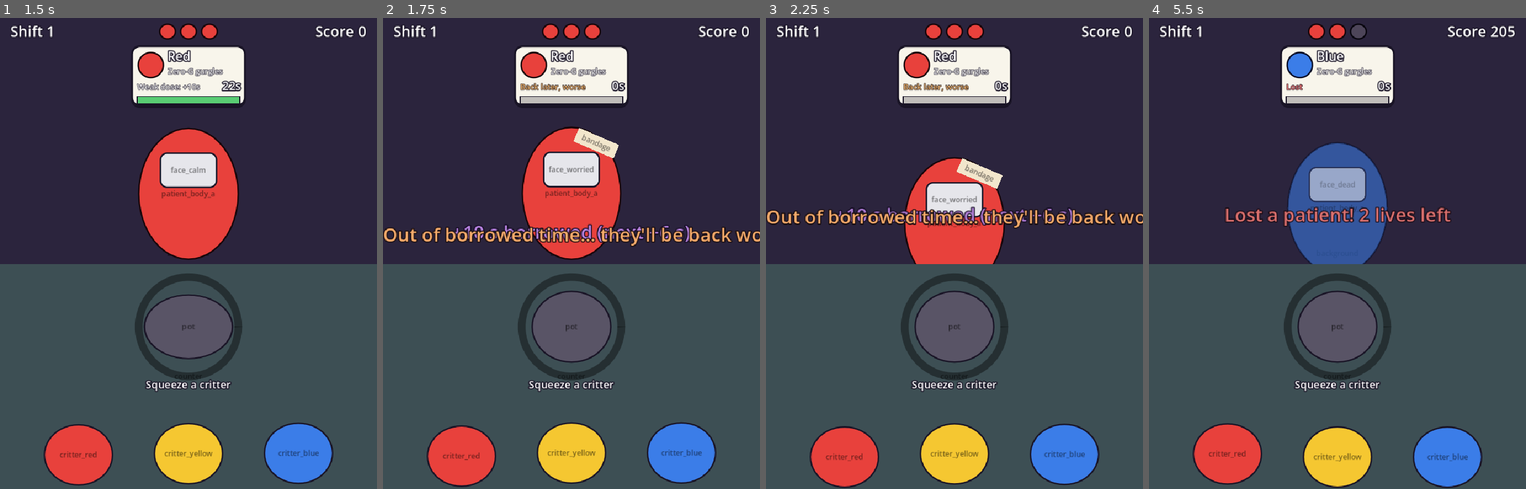
Above: before the commit, frames 1-4 (left to right).
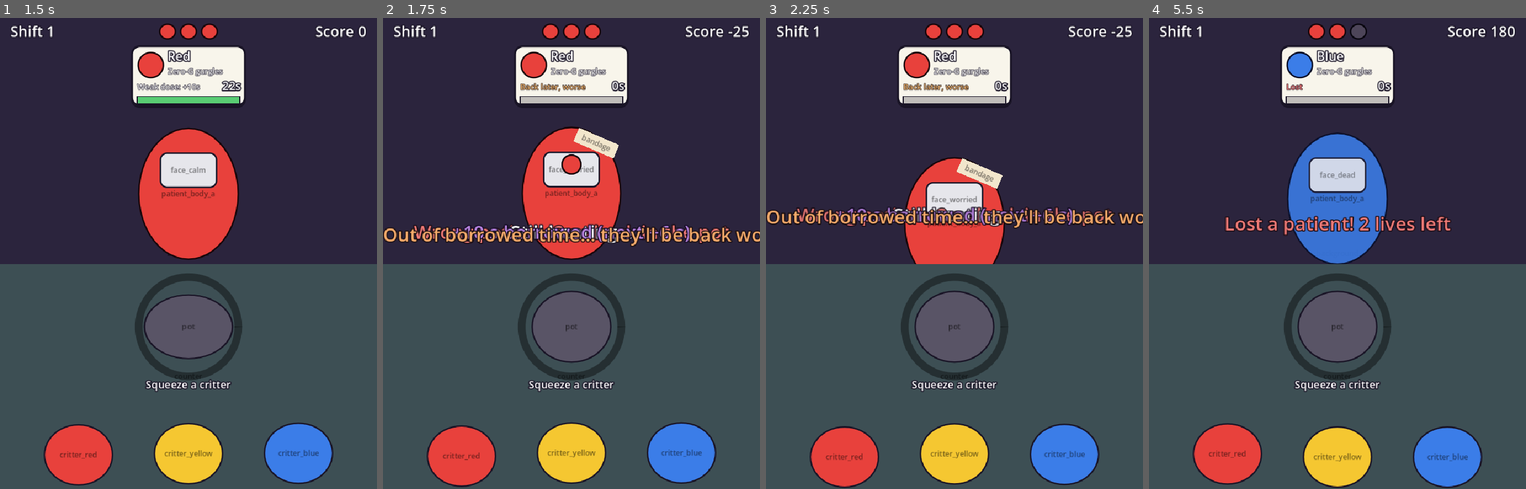
Above: after the commit, the same moments.

Repository: zuhayermasud/mts-game-jam-2026
Game: Godot game, scene res://tests/smoke_test.tscn
The game is run twice, just before and just after one commit, with the same random seed, the same clock (stepped at 60 frames per second) and the same inputs. This scene is started directly instead of the project's main scene.
Inputs (mouse positions are in pixels of both pictures, inside the frame that each line leads up to):
- Up to frame 1 (1.5 s): move the mouse to (271, 229) at 0.52 s; click (271, 229) at 0.67 s; move the mouse to (113, 277) at 1.27 s; click (113, 277) at 1.42 s
- Up to frame 2 (1.75 s): no input
- Up to frame 3 (2.25 s): move the mouse to (992, 149) at 2.02 s; click (992, 149) at 2.17 s
- Up to frame 4 (5.5 s): move the mouse to (1318, 347) at 2.77 s; click (1318, 347) at 2.92 s; move the mouse to (1450, 324) at 3.52 s; click (1450, 324) at 3.67 s; move the mouse to (1224, 182) at 4.27 s; click (1224, 182) at 4.42 s; move the mouse to (1356, 253) at 5.02 s; click (1356, 253) at 5.17 s

Frame 1 is identical in both runs. In frame 2, 1.0% of the frame differs, in the area x 8-98%, y 1-48%; in frame 3, 0.8%; in frame 4, 7.1%, in the area x 20-98%, y 1-53%.

Commit message:
Handover polish: flying potion, one-click serve, wrong potion bounces back

Diff:
--- a/scripts/main.gd
+++ b/scripts/main.gd
@@ -6,6 +6,9 @@
 ## Which chairs (left, middle, right) open for 1, 2 or 3 chairs.
 const CHAIR_LAYOUTS := [[1], [0, 2], [0, 1, 2]]
 const HEART_SPACING := 40.0
+## How long the potion flies from the pot to a patient. Cosmetic: the serve is decided on the click.
+const FLIGHT_TIME := 0.25
+const FLIGHT_ARC := 120.0
 
 var shift := 0
 var score := 0
@@ -113,25 +116,61 @@
 	if pot.is_empty():
 		_toast("The pot is empty", Color.WHITE)
 		return
-	if not pot.can_serve():
-		_toast("Click the pot to pull the brew", Color.WHITE)
+	# Clicking a patient while it boils pulls the brew right now and serves it.
+	if pot.is_boiling() and not pot.pull():
+		_toast("Still heating…", Color.WHITE)
 		return
 	_serve(p)
 
 
-## Gives the pot's brew to `p`.
+## Gives the pot's brew to `p`. A wrong potion is refused and bounces back into the pot.
 func _serve(p: Patient) -> void:
-	var result := p.serve(pot.potion(), pot.quality())
+	var kind := pot.potion()
+	var result := p.serve(kind, pot.quality(), FLIGHT_TIME)
+	Sfx.play("give")
+	if result == Patient.Serve.REFUSED:
+		_fly_potion(p, kind, true)
+		_add_score(cfg.score_wrong)
+		_toast("Wrong potion −%d s · back in the pot" % cfg.wrong_serve_penalty, cfg.red.lightened(0.3))
+		return
 	pot.take()
-	Sfx.play("give")
-	match result:
-		Patient.Serve.BORROWED:
-			borrows += 1
-			var n := p.info.borrows
-			_toast("+%d s borrowed (next +%d s)" % [cfg.borrow_for(n - 1), cfg.borrow_for(n)], cfg.purple.lightened(0.3))
-		Patient.Serve.REFUSED:
-			_add_score(cfg.score_wrong)
-			_toast("Ugh! Wrong potion −%d s" % cfg.wrong_serve_penalty, cfg.red.lightened(0.3))
+	_fly_potion(p, kind, false)
+	if result == Patient.Serve.BORROWED:
+		borrows += 1
+		var n := p.info.borrows
+		_toast("+%d s borrowed (next +%d s)" % [cfg.borrow_for(n - 1), cfg.borrow_for(n)], cfg.purple.lightened(0.3))
+
+
+## A blob of potion arcs from the pot to `p`. With `bounce` it arcs back into the pot.
+func _fly_potion(p: Patient, kind: int, bounce: bool) -> void:
+	var blob := ArtSprite.new()
+	blob.art_name = "potion_blob"
+	blob.shape = ArtSprite.Shape.ELLIPSE
+	blob.size = Vector2(36, 36)
+	blob.placeholder_color = Color.WHITE
+	blob.self_modulate = cfg.potion_color(kind)
+	blob.show_name = false
+	blob.z_index = 10
+	add_child(blob)
+	var from := pot.global_position + Vector2(0, -50)
+	var to := p.global_position + Vector2(0, -60)
+	blob.global_position = from
+	var t := blob.create_tween()
+	_tween_arc(t, blob, from, to)
+	t.tween_callback(Sfx.play.bind("splash"))
+	if bounce:
+		_tween_arc(t, blob, to, from)
+		t.tween_callback(pot._splash)
+	t.tween_callback(blob.queue_free)
+
+
+func _tween_arc(t: Tween, blob: Node2D, from: Vector2, to: Vector2) -> void:
+	var step := func(k: float):
+		blob.global_position = from.lerp(to, k) + Vector2(0, -sin(k * PI) * FLIGHT_ARC)
+		# A little stretch at the top of the arc, back to round as it lands.
+		var s := 1.0 + 0.25 * sin(k * PI)
+		blob.scale = Vector2(2.0 - s, s)
+	t.tween_method(step, 0.0, 1.0, FLIGHT_TIME)
 
 
 func _on_patient_resolved(outcome: Patient.Outcome, p: Patient) -> void:
--- a/scripts/patient.gd
+++ b/scripts/patient.gd
@@ -68,21 +68,25 @@
 		t.tween_callback(func(): active = true))
 
 
-func serve(kind: int, quality: int) -> Serve:
+## The outcome is decided now. Only the reaction waits `react_delay` seconds,
+## so it can land with the flying potion.
+func serve(kind: int, quality: int, react_delay := 0.0) -> Serve:
 	if kind != info.cure:
 		time_left = maxf(time_left - Game.config.wrong_serve_penalty, 0.0)
-		Sfx.play("refuse")
-		_shake()
+		_after(react_delay, func():
+			Sfx.play("refuse")
+			_shake())
 		return Serve.REFUSED
 	if quality == Potion.Quality.PERFECT:
-		_resolve(Outcome.CURED)
+		_resolve(Outcome.CURED, react_delay)
 		return Serve.CURED
 	info.borrows += 1
 	time_left += Game.config.borrow_for(info.borrows - 1)
 	clock_max = maxf(clock_max, time_left)
-	Sfx.play("borrow")
-	body.scale = Vector2(1.15, 0.9)
-	create_tween().tween_property(body, "scale", Vector2.ONE, 0.4).set_trans(Tween.TRANS_ELASTIC)
+	_after(react_delay, func():
+		Sfx.play("borrow")
+		body.scale = Vector2(1.15, 0.9)
+		create_tween().tween_property(body, "scale", Vector2.ONE, 0.4).set_trans(Tween.TRANS_ELASTIC))
 	return Serve.BORROWED
 
 
@@ -117,16 +121,18 @@
 		face.art_name = art
 
 
-func _resolve(result: Outcome) -> void:
+func _resolve(result: Outcome, react_delay := 0.0) -> void:
 	active = false
 	outcome = result
 	resolved.emit(result)
 	var down := _home + Vector2(0, 260)
 	match result:
 		Outcome.CURED:
-			_set_face("face_cured")
-			Sfx.play("cure")
 			_move(func(t: Tween):
+				t.tween_interval(react_delay)
+				t.tween_callback(func():
+					_set_face("face_cured")
+					Sfx.play("cure"))
 				t.tween_property(self, "scale", Vector2.ONE * 1.15, 0.12)
 				t.tween_property(self, "scale", Vector2.ONE, 0.15)
 				t.tween_interval(0.25)
@@ -151,6 +157,14 @@
 		gone.emit())
 
 
+## Calls `fn` after `delay` seconds, or right away if there's no delay.
+func _after(delay: float, fn: Callable) -> void:
+	if delay <= 0.0:
+		fn.call()
+	else:
+		get_tree().create_timer(delay).timeout.connect(fn)
+
+
 func _move(build: Callable) -> void:
 	if _move_tween:
 		_move_tween.kill()
--- a/tests/smoke_test.gd
+++ b/tests/smoke_test.gd
@@ -87,6 +87,25 @@
 	_check(patient.serve(wrong, Potion.Quality.PERFECT) == Patient.Serve.REFUSED, "wrong potion refused")
 	_check(patient.time_left <= before - cfg.wrong_serve_penalty + 0.01, "wrong potion costs time")
 
+	# Served from the pot, a wrong potion bounces back: still in the pot, quality kept.
+	pot.pour(wrong)
+	_boil_to(pot, (pot.band_start + pot.band_end) * 0.5)
+	var set_quality := pot.set_quality
+	before = patient.time_left
+	main._serve(patient)
+	_check(patient.time_left <= before - cfg.wrong_serve_penalty + 0.01, "wrong serve from the pot costs time")
+	_check(pot.potion() == wrong and pot.set_quality == set_quality, "wrong potion stays in the pot")
+	pot.dump()
+
+	# Clicking a patient while the pot is still raw does nothing.
+	pot.pour(cure)
+	pot._process(cfg.weak_from * 0.5)
+	before = patient.time_left
+	main._on_patient_clicked(MOUSE_BUTTON_LEFT, patient)
+	_check(pot.is_boiling() and patient.active and patient.time_left == before and patient.info.borrows == 0,
+			"clicking a patient while raw does nothing")
+	pot.dump()
+
 	# Weak correct potions borrow with interest: +10, +6, +3, then +3.
 	_weak(pot, cure)
 	before = patient.time_left
@@ -115,9 +134,11 @@
 	patient = await _next_seated(main)
 	var score_before: int = main.score
 	pot.pour(patient.info.cure)
-	_boil_to(pot, (pot.band_start + pot.band_end) * 0.5)
-	main._serve(patient)
-	_check(main.score >= score_before + cfg.score_perfect and pot.is_empty(), "perfect brew cures and scores")
+	pot._process((pot.band_start + pot.band_end) * 0.5)
+	_check(pot.is_boiling(), "pot still on the boil before the click")
+	main._on_patient_clicked(MOUSE_BUTTON_LEFT, patient)
+	_check(patient.outcome == Patient.Outcome.CURED and pot.is_empty(), "clicking a patient pulls the boiling pot and serves it")
+	_check(main.score >= score_before + cfg.score_perfect, "perfect brew cures and scores")
 
 	# Timeout without a borrow -> a life lost, but the run goes on.
 	await patient.gone
Not shown, changed: ASSETS.md
Not shown, changed: SPEC.md
Not shown, changed: assets/README.md
